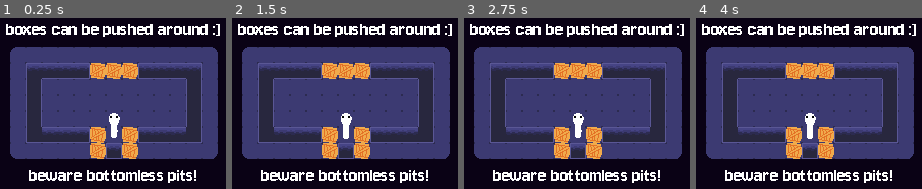
Above: before the commit, frames 1-4 (left to right).
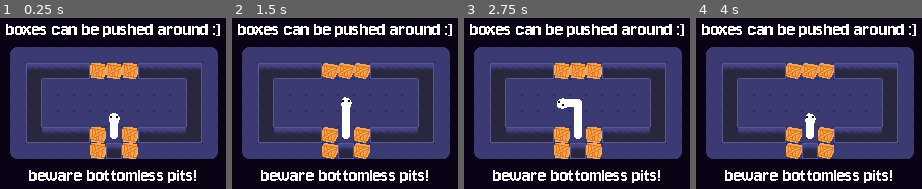
Above: after the commit, the same moments.

Repository: Evelyn-is-eepy/12dt-1---ouroborus
Game: Godot game, scene res://Scenes/Levels/level_2.tscn
The game is run twice, just before and just after one commit, with the same random seed, the same clock (stepped at 60 frames per second) and the same inputs. This scene is started directly instead of the project's main scene.
Inputs:
- Up to frame 1 (0.25 s): no input
- Up to frame 2 (1.5 s): tap Enter (ui_accept) at 0.5, 0.6, 0.77, 1.07, 1.35 s; hold W (move_up) from 0.53 s (still down)
- Up to frame 3 (2.75 s): tap Enter (ui_accept) at 1.52, 1.82, 2, 2.1 s; release W (move_up) at 2.03 s; hold A (move_left) from 2.03 s (still down)
- Up to frame 4 (4 s): tap Space (restart) at 2.75 s; tap Enter (ui_accept) at 2.85, 3.02, 3.32, 3.5, 3.6, 3.77 s; release A (move_left) at 3.53 s; hold S (move_down) from 3.53 s (still down)

The runs differ from the first frame. In frame 1, less than 0.1% of the frame differs, in the area x 48-53%, y 61-71%; in frame 2, 2.0%, in the area x 39-62%, y 26-83%; in frame 3, 0.8%; in frame 4, 1.6%.

Commit message:
Reformatted comments to match conventions and changed body from tilemap to line2d

Diff:
--- a/Scenes/snake.tscn
+++ b/Scenes/snake.tscn
@@ -326,13 +326,14 @@
 
 [node name="Node2D" type="Node2D" unique_id=989255042]
 
-[node name="Head" type="Node2D" parent="." unique_id=760044799 node_paths=PackedStringArray("facing_ray", "movable_objects_ray", "tail_hitbox", "body_tilemap", "confetti", "blood", "head_sprite", "face_sprite", "personal_crown")]
+[node name="Head" type="Node2D" parent="." unique_id=760044799 node_paths=PackedStringArray("facing_ray", "movable_objects_ray", "tail_hitbox", "body_tilemap", "body_line", "confetti", "blood", "head_sprite", "face_sprite", "personal_crown")]
 z_index = 1
 script = ExtResource("1_16tbv")
 facing_ray = NodePath("WallRay")
 movable_objects_ray = NodePath("MovableObjectRay")
 tail_hitbox = NodePath("../TailArea")
 body_tilemap = NodePath("../Body")
+body_line = NodePath("../Line2D")
 confetti = NodePath("GPUParticles2D")
 blood = NodePath("GPUParticles2D2")
 head_sprite = NodePath("AnimatedSprite2D")
@@ -355,7 +356,7 @@
 
 [node name="AnimatedSprite2D2" type="AnimatedSprite2D" parent="Head" unique_id=955344301]
 sprite_frames = SubResource("SpriteFrames_7okff")
-animation = &"happy_right"
+animation = &"normal_up"
 
 [node name="Area2D" type="Area2D" parent="Head" unique_id=109781030]
 collision_layer = 2
@@ -388,7 +389,15 @@
 offset_bottom = -4.0
 color = Color(1, 1, 0, 1)
 
+[node name="Line2D" type="Line2D" parent="." unique_id=1201707115]
+points = PackedVector2Array(8, 8)
+width = 8.0
+joint_mode = 2
+begin_cap_mode = 2
+end_cap_mode = 2
+
 [node name="Body" type="TileMapLayer" parent="." unique_id=831044662 groups=["snake_body"]]
+visible = false
 position = Vector2(-8, -8)
 tile_set = SubResource("TileSet_lmvgn")
 
--- a/Scripts/head.gd
+++ b/Scripts/head.gd
@@ -1,6 +1,7 @@
 extends Node2D
 
 const TILE_SIZE: int = 16
+const move_duration: float = 0.1
 
 signal ate_tail
 
@@ -8,6 +9,7 @@
 @export var movable_objects_ray: RayCast2D
 @export var tail_hitbox: Area2D
 @export var body_tilemap: TileMapLayer
+@export var body_line: Line2D
 @export var confetti: GPUParticles2D
 @export var blood: GPUParticles2D
 @export var head_sprite: AnimatedSprite2D
@@ -32,7 +34,7 @@
 	manager = get_node('/root/Node2D')
 	connect('ate_tail',manager.player_wins)
 
-	#add the tail segment behind the head and orient the head sprite
+	# Add the tail segment behind the head and orient the head sprite
 	var new_head_direction: String
 	match starting_direction:
 		Vector2(1,0):
@@ -61,12 +63,21 @@
 			tail_tile_id = Vector2i(2,1)
 	body_tilemap.set_cell(tail_cell,0,tail_tile_id,0)
 
+	# Remove all points and add tail to line body
+	body_line.clear_points()
+	body_line.add_point(position - starting_direction * TILE_SIZE)
+	# Add head/neck point
+	body_line.add_point(position)
+
 	tail_hitbox.position = position - starting_direction * TILE_SIZE
 
 
 
 # Called every frame. 'delta' is the elapsed time since the previous frame.
 func _process(_delta: float) -> void:
+
+	# Stick the last point on the body line to the head so that there is a visible neck.
+	body_line.points[-1] = position
 
 	var move_direction: Vector2 = Vector2(0,0)
 	if not moving and can_move:
@@ -74,12 +85,12 @@
 		move_direction.y = (int(Input.is_action_just_pressed("move_down")) - int(Input.is_action_just_pressed("move_up")))
 		if move_direction.x and move_direction.y:
 			move_direction = Vector2(move_direction.x,0)
-	#handle movement
+	# Handle movement
 	if move_direction and can_move:
-		#find direction of last body segment from array
+		# Find direction of last body segment from array
 		last_moved_direction = previous_move_directions[0]
 
-		#point rays in direction of movement
+		# Point rays in direction of movement
 		var movement_obstructed:bool = false
 		facing_ray.target_position = move_direction * TILE_SIZE
 		facing_ray.force_raycast_update()
@@ -93,15 +104,15 @@
 			if object_to_move.is_blocked_in_direction(move_direction):
 				movement_obstructed = true
 
-
+		# Only move the player if their chosen direction is not blocked and they still have length to spare
 		if not movement_obstructed and body_length < max_body_length:
-			#move snake head
+			# initiate movement of snake head
 			var tween = create_tween()
 			moving = true
-			tween.tween_property(self,'position',position + move_direction * TILE_SIZE,0.1).set_trans(Tween.TRANS_BOUNCE)
+			tween.tween_property(self,'position',position + move_direction * TILE_SIZE,move_duration).set_trans(Tween.TRANS_BOUNCE)
 			tween.tween_callback(finish_move_and_check)
 
-			#change head sprite & face sprite
+			# Change head sprite & face sprite
 			var new_head_direction: String
 			match move_direction:
 				Vector2(1,0):
@@ -117,67 +128,64 @@
 
 			face_sprite.play(face_state+'_'+new_head_direction)
 
-			#quickly move head forward so code still works
-			position += move_direction * TILE_SIZE
-
-			#update snake body
-			var previous_position = position - move_direction * TILE_SIZE
+			# Update snake body
+			var previous_position = position
 			var previous_cell = body_tilemap.local_to_map(previous_position)
-			var new_tile_id = Vector2i(0,0)
-
-			#figure out what the second to last segment should be based on the last two move directions
+			var new_tile_id: Vector2i
+
+			# Figure out what the second to last segment should be based on the last two move directions
 			match [last_moved_direction, move_direction]:
-				#cases where segment becomes straight (4 cases)
-				[Vector2.RIGHT,Vector2.RIGHT]: #>>
+				# Cases where segment becomes straight (4 cases)
+				[Vector2.RIGHT,Vector2.RIGHT]: # >>
 					new_tile_id = Vector2i(0,2)
-				[Vector2.UP,Vector2.UP]: #^^
+				[Vector2.UP,Vector2.UP]: # ^^
 					new_tile_id = Vector2i(1,2)
-				[Vector2.DOWN,Vector2.DOWN]: #vv
+				[Vector2.DOWN,Vector2.DOWN]: # vv
 					new_tile_id = Vector2i(1,2)
-				[Vector2.LEFT,Vector2.LEFT]: #<<
+				[Vector2.LEFT,Vector2.LEFT]: # <<
 					new_tile_id = Vector2i(0,2)
-				#cases where segment becomes corner (8 cases)
-				[Vector2.UP,Vector2.RIGHT]: #^>
+				# Cases where segment becomes corner (8 cases)
+				[Vector2.UP,Vector2.RIGHT]: # ^>
 					new_tile_id = Vector2i(0,0)
-				[Vector2.LEFT,Vector2.DOWN]: #<v
+				[Vector2.LEFT,Vector2.DOWN]: # <v
 					new_tile_id = Vector2i(0,0)
-				[Vector2.RIGHT,Vector2.DOWN]: #>v
+				[Vector2.RIGHT,Vector2.DOWN]: # >v
 					new_tile_id = Vector2i(1,0)
-				[Vector2.UP,Vector2.LEFT]: #^<
+				[Vector2.UP,Vector2.LEFT]: # ^<
 					new_tile_id = Vector2i(1,0)
-				[Vector2.DOWN,Vector2.RIGHT]: #v>
+				[Vector2.DOWN,Vector2.RIGHT]: # v>
 					new_tile_id = Vector2i(0,1)
-				[Vector2.LEFT,Vector2.UP]: #<^
+				[Vector2.LEFT,Vector2.UP]: # <^
 					new_tile_id = Vector2i(0,1)
-				[Vector2.RIGHT,Vector2.UP]: #>^
+				[Vector2.RIGHT,Vector2.UP]: # >^
 					new_tile_id = Vector2i(1,1)
-				[Vector2.DOWN,Vector2.LEFT]: #v<
+				[Vector2.DOWN,Vector2.LEFT]: # v<
 					new_tile_id = Vector2i(1,1)
 
-
+			# Using this information, place the new body segment on the tilemap
 			body_tilemap.set_cell(previous_cell,0,new_tile_id,0)
 
-			#update previous moves array
+			# Add point to line body.
+			# This means that the previous endpoint will no longer be 'stuck' to the head,
+			# and come to rest on this point, while the new becomes 'stuck' as the neck.
+			body_line.add_point(position)
+
+			# Update previous moves array
 			previous_move_directions.insert(0,move_direction)
 			body_length += 1
 
-			#move boxes
+			# Move boxes
 			if movable_objects_ray.is_colliding():
 				var object_to_move = movable_objects_ray.get_collider().get_parent()
 				object_to_move.move_self(move_direction)
 
-			#move head back so movement is still smooth
-			position -= move_direction * TILE_SIZE
-
-
-		#if there is something in the way (oooooooooo-oooooh)
+
+		# If there is something in the way (oooooooooo-oooooh)
 		else:
 			print('bonk!')
-			#bonk animation not implemented...
-			var bonk_tween = create_tween()
-			var initial_position
-
-#finish move and check for hazards (called from tween callback)
+			# Bonk animation not implemented... yet.
+
+# Finish move and check for hazards (called from tween callback)
 func finish_move_and_check():
 	moving = false
 	if $Area2D.get_overlapping_bodies():
@@ -189,11 +197,6 @@
 				if cell_data.has_custom_data('falling_pit'):
 					fall_into_hole()
 
-
-func _on_area_2d_body_entered(body: Node2D) -> void:
-	#logic for colliding with tile entities (e.g pits)
-	pass # Replace with function body.
-
 func win() -> void:
 	print('you won!')
 	ate_tail.emit()
@@ -204,19 +207,21 @@
 
 
 func _on_area_2d_area_entered(area: Area2D) -> void:
-	#for eating own tail or colliding with area objects
+	# For eating own tail or colliding with area objects
 	print('area collision!')
+
+	var crown = area.get_parent()
 	if area.is_in_group('snake_tail'):
 		win()
 
-	elif area.get_parent().is_in_group('crown'):
+	elif crown.is_in_group('crown'):
 		print('crown picked up!')
-		var crown = area.get_parent()
 		crown.queue_free()
 		personal_crown.visible = true
 		has_crown = true
 
 func fall_into_hole():
+	# 'Animation' for falling into a pit
 	blood.emitting = true
 	face_sprite.visible = false
 	can_move = false
--- a/Scripts/level.gd
+++ b/Scripts/level.gd
@@ -12,27 +12,30 @@
 @export var crown_scene: PackedScene
 @export var camera: Camera2D
 
-#bool to make sure the player isn't spawned multiple times
-var player_already_spawned
+var player_already_spawned: bool = false
 
 # Called when the node enters the scene tree for the first time.
 func _ready() -> void:
 
-	#iterating through object spawn layer and placing objects
+	#finds bounds of level to search within for entity spawn markers
 	var spawn_map_bounds = spawn_layer.get_used_rect()
 	for x in range(spawn_map_bounds.position.x,spawn_map_bounds.end.x):
 		for y in range(spawn_map_bounds.position.y,spawn_map_bounds.end.y):
+			#checks if a tile has custom data to indicate a spawn marker
 			if spawn_layer.get_cell_tile_data(Vector2i(x,y)):
 				var cell_data = spawn_layer.get_cell_tile_data(Vector2i(x,y))
+				#adds boxes
 				if cell_data.get_custom_data_by_layer_id(0):
 					var box = box_scene.instantiate()
 					box.position = spawn_layer.map_to_local(Vector2i(x,y))
 					add_child(box)
+				#adds player (only if no player has been spawned yet)
 				elif cell_data.get_custom_data_by_layer_id(1) and not player_already_spawned:
 					var player = player_scene.instantiate()
 					player.position = spawn_layer.map_to_local(Vector2i(x,y))
 					add_child(player)
 					player_already_spawned = true
+				#adds the crown
 				elif cell_data.get_custom_data_by_layer_id(4):
 					var crown = crown_scene.instantiate()
 					crown.position = spawn_layer.map_to_local(Vector2i(x,y))
@@ -44,16 +47,18 @@
 	camera.position = Vector2(new_camera_x,new_camera_y)
 
 
+	#hides the object spawn layer
 	$ObjectSpawnsLayer.visible = false
-	pass # Replace with function body.
 
 
 # Called every frame. 'delta' is the elapsed time since the previous frame.
-func _process(delta: float) -> void:
-	if Input.is_action_just_pressed("ui_accept"):
+func _process(_delta: float) -> void:
+	#checks if the player has pressed space to reset the level
+	if Input.is_action_just_pressed("restart"):
 		get_tree().reload_current_scene()
 
 func player_wins() -> void:
+	#called when the
 	print('wohoo!')
 	await get_tree().create_timer(3).timeout
 	get_tree().change_scene_to_file("res://Scenes/level_select.tscn")
